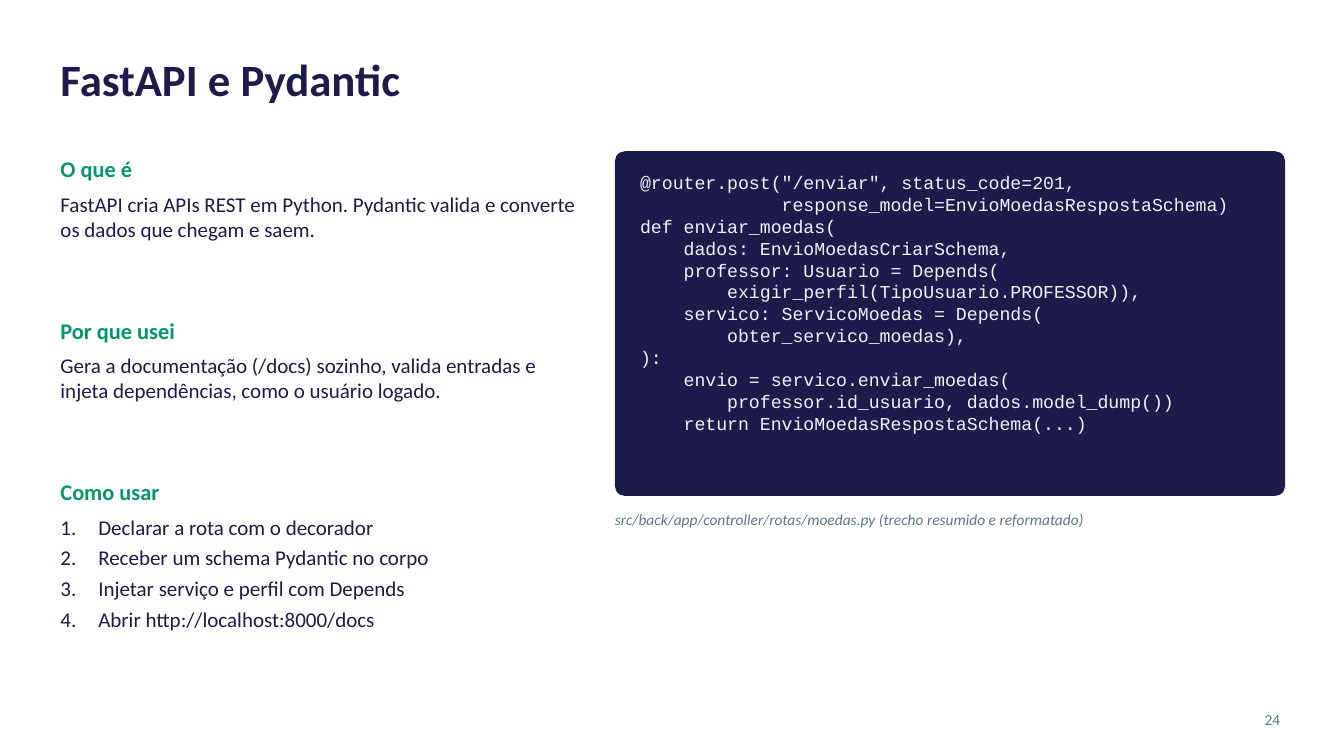
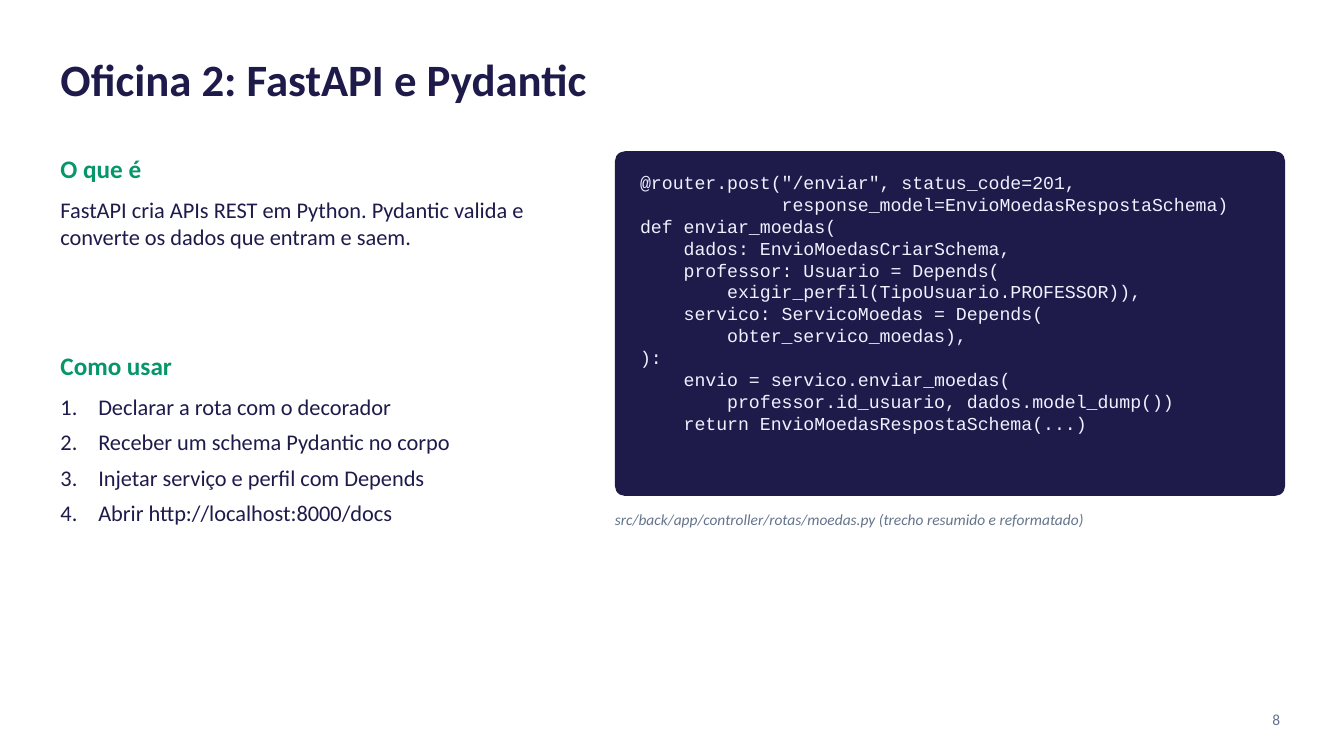
Before and after one commit to lucaslmchaves/sistema-moeda-estudantil, a slide deck: slide 8 of docs/apresentacao/Lab03S03-Apresentacao.pptx (slide 24 before the commit). Drawn at 1344x756 pixels with LibreOffice and Linux fonts; fonts in the diff are those of the drawing. Boxes give left, top, right and bottom in pixels: in the first picture for what was removed or moved away, otherwise in the second. Text is boxed around its words. In the diff, an @@ line names an element or a change of style, - is before the commit and + after.

Commit message:
docs: refaz os slides em 12 slides e adiciona o PDF da apresentação

```diff
--- a/docs/apresentacao/Lab03S03-Apresentacao.pptx
+++ b/docs/apresentacao/Lab03S03-Apresentacao.pptx
@@ title at (60, 64, 587, 103): text changed @@
-FastAPI e Pydantic
+Oficina 2: FastAPI e Pydantic
@@ text "O que é" at (60, 160, 142, 182): size 16 to 18 pt @@
@@ text at (60, 202, 523, 249): text changed; size 15 to 16 pt @@
-FastAPI cria APIs REST em Python. Pydantic valida e converte os dados que chegam e saem.
+FastAPI cria APIs REST em Python. Pydantic valida e converte os dados que entram e saem.
@@ text removed at (60, 323, 175, 343) @@
-Por que usei
@@ text "Como usar" at (60, 358, 172, 376): size 16 to 18 pt @@
@@ text "Como usar": place and size @@
-text "Como usar" at (60, 485, 159, 500)
+text "Como usar" at (60, 358, 172, 376)
@@ text removed at (60, 358, 535, 402) @@
-Gera a documentação (/docs) sozinho, valida entradas e injeta dependências, como o usuário logado.
@@ text "Declarar a rota com o ...": place and size @@
-text "Declarar a rota com o ..." at (98, 520, 428, 631)
+text "Declarar a rota com o ..." at (98, 399, 449, 525)
@@ text "Declarar a rota com o ..." at (98, 399, 449, 525): size 15 to 16 pt; more space between paragraphs @@
@@ page number at (1272, 714, 1280, 725): text changed @@
-24
+8
```
Also in this commit, not shown: 7 other slides changed, 3 slides added, 20 slides removed, 1 other file.
